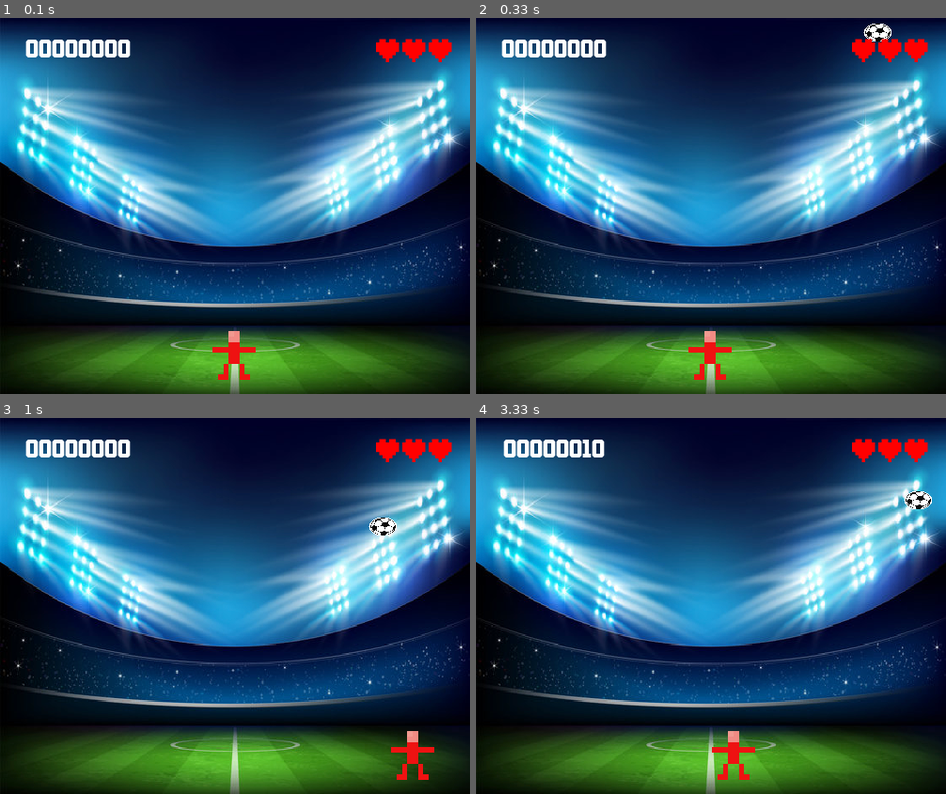
Above: before the commit, frames 1-4 (two rows, left to right).
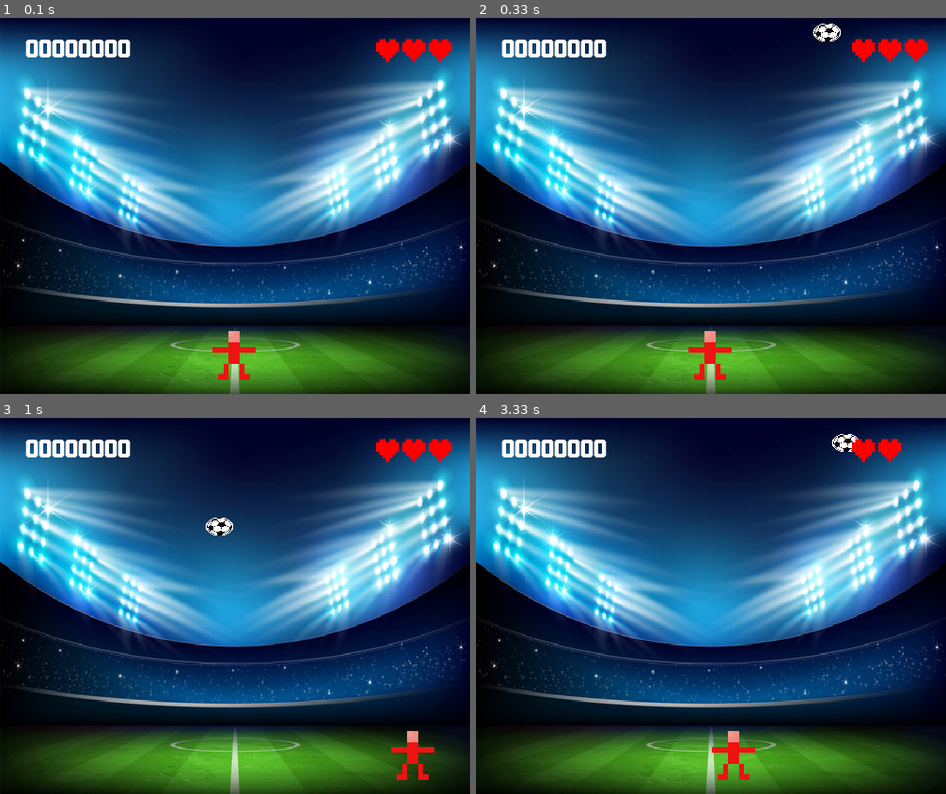
Above: after the commit, the same moments.

Repository: Pedroivo1600/PyGame
Game: pygame game, started from jogo_sprite.py
The game is run twice, just before and just after one commit, with the same random seed, the same clock (stepped at 60 frames per second) and the same inputs.
Inputs:
- Up to frame 1 (0.1 s): no input
- Up to frame 2 (0.33 s): no input
- Up to frame 3 (1 s): hold Right 0.33-0.8 s; hold Right from 0.83 s (still down)
- Up to frame 4 (3.33 s): release Right at 1.3 s; hold Left 1.33-1.87 s; hold Left 1.9-2.3 s; hold Right 2.33-2.97 s; hold Left from 3 s (still down)

Frame 1 is identical in both runs. In frame 2, 0.4% of the frame differs, in the area x 71-89%, y 1-7%; in frame 3, 0.4%; in frame 4, 1.2%, in the area x 5-97%, y 4-25%.

Commit message:
cpmentarios

Diff:
--- a/jogo_sprite.py
+++ b/jogo_sprite.py
@@ -1,36 +1,51 @@
 import pygame
 import random
+#Inicia o jogo
 pygame.init()
-list_lives = []
-shield = False
+
+#----------------
+# --Variáveis----
+#----------------
+
+list_lives = [] #lista de vidas
+shield = False #boolean que indica se o powerup "Shield" está aparecendo no jogo ou não
+p_up = False #boolean que indica se o jogador colidiu com o  powerup no jogo ou não
+
 #MEDIDAS
-
 #Medidas do background (estadio)
-WIDTH = 500
-HEIGHT = 400
-window = pygame.display.set_mode((WIDTH, HEIGHT))
+WIDTH = 500 # largura da tela
+HEIGHT = 400 # altura da tela
+window = pygame.display.set_mode((WIDTH, HEIGHT)) #cria a tela do jogo
 
 #Medidas das bolas
-ball_width = 30
-ball_height = 20
+ball_width = 30 #largura da bola
+ball_height = 20 # altura da bola
 
 #Medidas do goleiro
-gk_width = 70
-gk_height = 60
+gk_width = 70 # largura do goleiro
+gk_height = 60 # altura do goleiro
 
 #Inicia assets
+
 assets = {}
-assets['background'] =  pygame.image.load('img/estadio.png').convert()
-assets["background"] = pygame.transform.scale(assets["background"], (WIDTH, HEIGHT))
-assets['football_img'] =  pygame.image.load('img/football.png').convert_alpha()
-assets['football_img'] = pygame.transform.scale(assets["football_img"], (ball_width, ball_height))
-assets['goalkeeper_img'] = pygame.image.load('img/Goalkeeper.png').convert_alpha()
-assets['goalkeeper_img'] = pygame.transform.scale(assets["goalkeeper_img"], (gk_width, gk_height))
-assets['powerup'] = pygame.image.load('img/powerup_shield.png').convert_alpha()
-assets['powerup'] = pygame.transform.scale(assets['powerup'], (ball_width, ball_height))
-assets["score_font"] = pygame.font.Font('font/SoccerLeague.ttf', 28)
-assets["score_font_2"] = pygame.font.Font('font/PressStart2P.ttf', 28)
-
+assets['background'] =  pygame.image.load('img/estadio.png').convert() #guarda a imagem do background que aparecerá no jogo
+assets["background"] = pygame.transform.scale(assets["background"], (WIDTH, HEIGHT)) # define a altura e largura do background
+assets['football_img'] =  pygame.image.load('img/football.png').convert_alpha() #guarda a imagem da bola de futebol
+assets['football_img'] = pygame.transform.scale(assets["football_img"], (ball_width, ball_height)) #define a altura e lagura da bola de futebol no jogo
+assets['goalkeeper_img'] = pygame.image.load('img/Goalkeeper.png').convert_alpha()#guarda a imagem do goleiro que aparecerá no jogo
+assets['goalkeeper_img'] = pygame.transform.scale(assets["goalkeeper_img"], (gk_width, gk_height))#define a altura e lagura do goleiro no jogo
+assets['powerup'] = pygame.image.load('img/powerup_shield.png').convert_alpha() #guarda a imagem do powerup "Shield" que aparecerá no jogo
+assets['powerup'] = pygame.transform.scale(assets['powerup'], (ball_width, ball_height)) #define a altura e lagura do powerup "Shield" no jogo
+assets["score_font"] = pygame.font.Font('font/SoccerLeague.ttf', 28) #guarda a fonte da pontuação que aparecerá no jogo
+assets["score_font_2"] = pygame.font.Font('font/PressStart2P.ttf', 28)#guarda a fonte da vida do jogador que aparecerá no jogo
+
+
+#======================
+#-------Classes-------
+#======================
+
+
+#Goleiro
 class Gk(pygame.sprite.Sprite):
     def __init__(self, img):
         # Construtor da classe mãe (Sprite).
@@ -52,8 +67,10 @@
         if self.rect.left < 0:
             self.rect.left = 0
 
+#Bola de Futebol
 class Football(pygame.sprite.Sprite):
     def __init__(self, img):
+        # Construtor da classe mãe (Sprite)
         pygame.sprite.Sprite.__init__(self)
 
         self.image = img
@@ -62,76 +79,35 @@
         self.rect.x = random.randint(250, WIDTH-ball_width)
         self.rect.y = random.randint(-50, -ball_height)
         #Velocidade da bola
-        self.speed_football_speedx = random.randint(-2, 2)
+        self.speed_football_speedx = random.randint(-15, 15)
         self.speed_football_speedy = random.randint(4, 6)
 
+    #Atualização da posição da Bola de Futebol e outros
     def update(self):
-        global shield
+        global shield # Chama a variável "shield" definida previamente (definida incialmente como "shield = False")
+
+        #Atualização da posição da bola de futebol
         self.rect.x += self.speed_football_speedx
         self.rect.y += self.speed_football_speedy
+        #Se o jogador pegar o powerup "Shield" durante o jogo ele não perde vida
         if self.rect.top > HEIGHT:
             if not shield:
                 list_lives.append(1)
+        #novas posições e velocidades
         if self.rect.right > WIDTH or self.rect.top > HEIGHT:
             self.rect.x = random.randint(250, WIDTH-ball_width)
             self.rect.y = random.randint(-50, -ball_height)
             self.speed_football_speedx = random.randint(-2, 2)
             self.speed_football_speedy = random.randint(4, 6)
 
-
-
-class Salvou(pygame.sprite.Sprite):
-    def __init__(self, center, assets):
+#Powerup "Shield"
+class PowerUp(pygame.sprite.Sprite):
+
+    # Construtor da classe.
+    def __init__(self, img):
+
         # Construtor da classe mãe (Sprite).
         pygame.sprite.Sprite.__init__(self)
-
-        # Armazena a animação de explosão
-        self.salvou_anim = assets['salvou_anim']
-
-        # Inicia o processo de animação colocando a primeira imagem na tela.
-        self.frame = 0  # Armazena o índice atual na animação
-        self.image = self.salvou_anim[self.frame]  # Pega a primeira imagem
-        self.rect = self.image.get_rect()
-        self.rect.center = center  # Posiciona o centro da imagem
-
-        # Guarda o tick da primeira imagem, ou seja, o momento em que a imagem foi mostrada
-        self.last_update = pygame.time.get_ticks()
-
-        # Controle de ticks de animação: troca de imagem a cada self.frame_ticks milissegundos.
-        # Quando pygame.time.get_ticks() - self.last_update > self.frame_ticks a
-        # próxima imagem da animação será mostrada
-        self.frame_ticks = 50
-
-    def update(self):
-        # Verifica o tick atual.
-        now = pygame.time.get_ticks()
-        # Verifica quantos ticks se passaram desde a ultima mudança de frame.
-        elapsed_ticks = now - self.last_update
-
-        # Se já está na hora de mudar de imagem...
-        if elapsed_ticks > self.frame_ticks:
-            # Marca o tick da nova imagem.
-            self.last_update = now
-
-            # Avança um quadro.
-            self.frame += 1
-
-            # Verifica se já chegou no final da animação.
-            if self.frame == len(self.explosion_anim):
-                # Se sim, tchau explosão!
-                self.kill()
-            else:
-                # Se ainda não chegou ao fim da explosão, troca de imagem.
-                center = self.rect.center
-                self.image = self.explosion_anim[self.frame]
-                self.rect = self.image.get_rect()
-                self.rect.center = center
-
-
-class PowerUp(pygame.sprite.Sprite):
-    def __init__(self, img):
-        pygame.sprite.Sprite.__init__(self)
-
         self.image = img
         self.rect = self.image.get_rect()
         #Posição do Shield
@@ -141,17 +117,26 @@
         self.speed_footbal_speedx = random.randint(-2, 2)
         self.speed_football_speedy = random.randint(4, 6)
 
+    #Atualização na posição do "Power up" e outros
     def update(self):
+
+        # Chama a variável "p_up" definida previamente (definida incialmente como "p_up = False")
         global p_up
+
+        #Posição do power up quando ele está aparencendo no jogo
         if p_up:
             self.rect.x += self.speed_footbal_speedx
             self.rect.y += self.speed_football_speedy
+
+        #Ajusta a posição do powwerup caso sua posiçao esteja maior q a largura ou altura da tela do jogo
         if self.rect.right > WIDTH or self.rect.top > HEIGHT:
             self.rect.x = random.randint(250, WIDTH-100)
             self.rect.y = random.randint(-50, -ball_height)
             self.speed_football_speedx = random.randint(-2, 2)
             self.speed_football_speedy = random.randint(4, 6)
             p_up = False
+
+    #Se o jogador colidir com o power up, o código abaixo faz com que o power up continue aparecendo
     def update_collide(self):
         if not p_up:
             self.rect.x = random.randint(250, WIDTH-100)
@@ -161,7 +146,9 @@
 
 
 
-
+#============================
+#-------Loop Principal-------
+#============================
 
 
 #Definindo os frames por segundo para ajustar a velocidade da bola
@@ -188,23 +175,25 @@
 
 #Definindo o powerup
 powerup = PowerUp(assets['powerup'])
-
 all_power_ups = pygame.sprite.Group()
 all_power_ups.add(powerup)
 
-DONE = 0
-PLAYING = 1
-#ERROU = 2
-state = PLAYING
-
-
+#Estado do jogo
+DONE = 0 #o jogo terminou
+PLAYING = 1 #o jogador está jogando
+state = PLAYING #definindo o estado inicial do jogo como PLAYING
+
+#Inicia o placar com 0 pontos
 pontos = 0
+
+#Cria um dicionário de teclas que guarda se alguma tecla estava pressionada ou não
+keys_down = {}
+
+#Inicia o número total de vidas como 3
 vidas = 3
-keys_down = {}
-
-#game = True
+
+
 t = pygame.time.get_ticks()
-p_up = False
 while state != DONE:
     time_now = pygame.time.get_ticks()
     clock.tick(FPS)
@@ -243,10 +232,7 @@
 
     #Controlando movimentos das 5 bolas no loop
     all_balls.update()
-
     powerup.update()
-
-
 
     # Verifica se houve colisão entre o goleiro e a bola
     if state == PLAYING:
@@ -273,7 +259,6 @@
                 print('não esta mais no shield')
 
         #Quando o goleiro não defende a bola
-
         if len(list_lives) == 1:
             vidas = 2
         if len(list_lives) == 2:
@@ -281,36 +266,23 @@
         if len(list_lives) == 3:
             vidas = 0
         if len(list_lives) == 4:
-            state = DONE
-
-
-
-
-
-
-
-
-
-
-
-
-
-    #Adicionando imagens para tela principal
+            state = DONE #Se o goleiro chegar a 0 vidas o jogo termina
+
+
+#=====================================================
+#-------Adicionando imagens para tela principal-------
+#=====================================================
+
+    #Fazendo o background aparecer
     window.fill((255, 255, 255))
     window.blit(assets["background"], (0, 0))
-    # window.blit(assets['powerup'], powerup.rect)
     all_balls.draw(window)
 
-    #fazendo o powerup aparecer
+    #Fazendo o powerup aparecer
     if p_up:
         window.blit(assets['powerup'], powerup.rect)
-        # time_p_up = pygame.time.get_ticks()
-        # if time_p_up-t >= 5000:
-        #     p_up = False
-
-
-
-    # Desenhando o score
+
+    # Desenhando o placar
     text_surface = assets['score_font'].render("{:08d}".format(pontos), True, (255, 255, 255))
     text_rect = text_surface.get_rect()
     text_rect.midtop = (WIDTH / 6,  HEIGHT- 379)
@@ -322,8 +294,12 @@
     text_rect.bottomleft = (400, HEIGHT - 350)
     window.blit(text_surface, text_rect)
 
+    # Mostra o novo frame para o jogador
     pygame.display.update()
 
 
-
-pygame.quit()
+#=========================
+#-------Finalização-------
+#=========================
+
+pygame.quit() # Função do PyGame que finaliza os recursos utilizados
